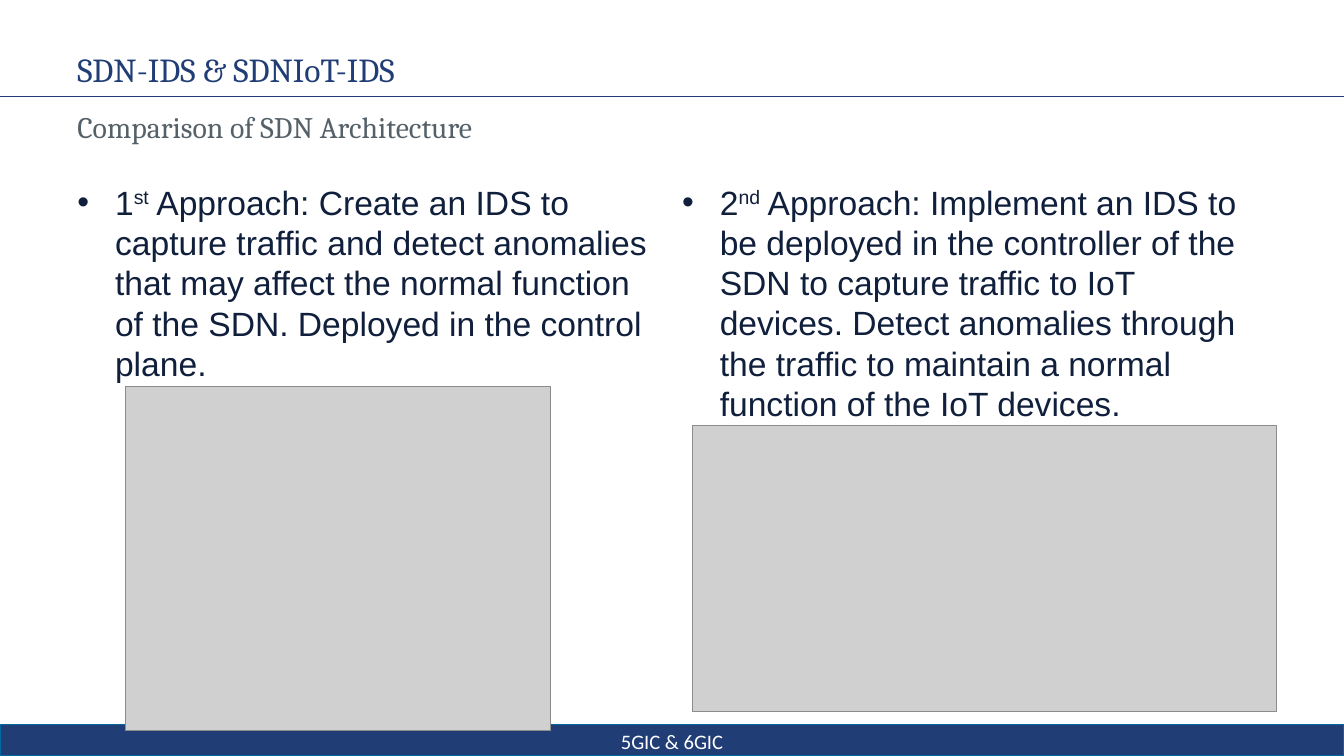
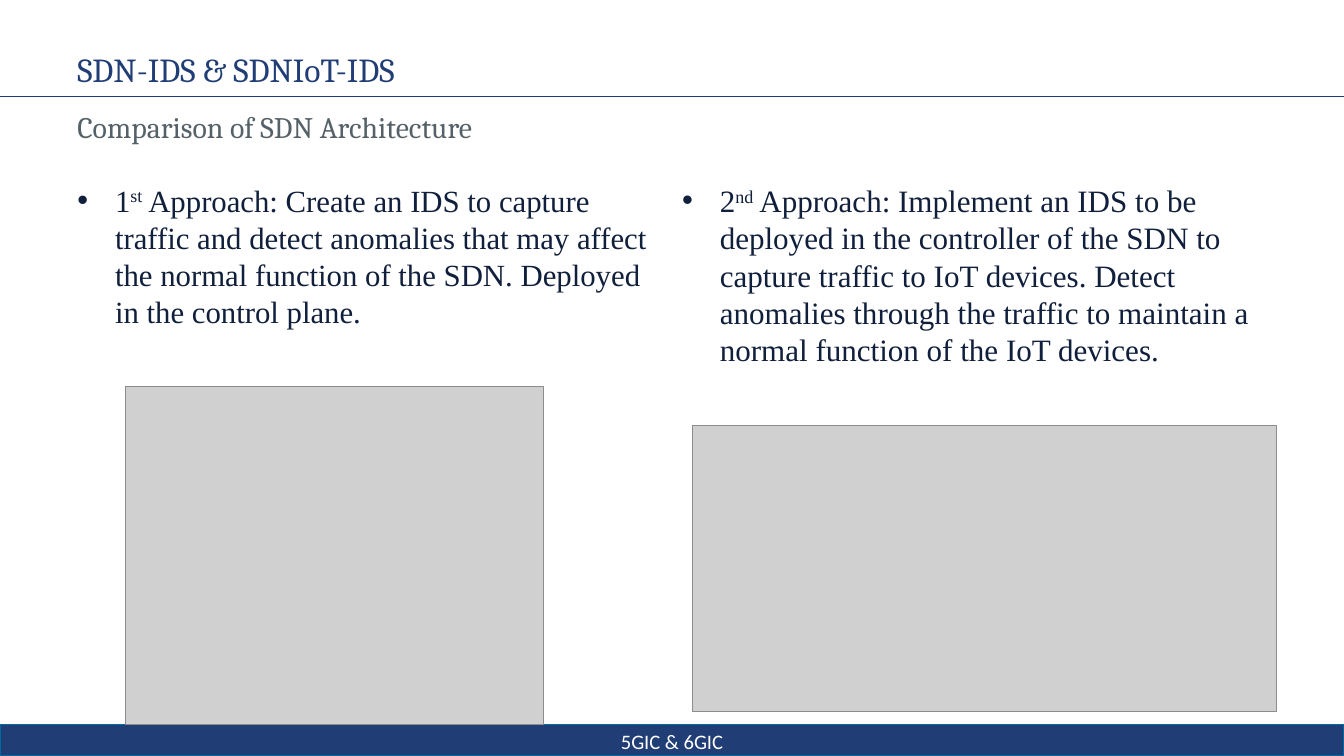
Before and after one commit to sotirischatzimiltis/SDN_IDS, a slide deck: slide 2 of Papers/SDN_IoT_Presentation.pptx. Drawn at 1344x756 pixels with LibreOffice and Linux fonts; fonts in the diff are those of the drawing; grey boxes stand for pictures; background and template pictures are left out. Boxes give left, top, right and bottom in pixels: in the first picture for what was removed or moved away, otherwise in the second. Text is boxed around its words. In the diff, an @@ line names an element or a change of style, - is before the commit and + after.

```diff
--- a/Papers/SDN_IoT_Presentation.pptx
+++ b/Papers/SDN_IoT_Presentation.pptx
@@ text "1st Approach: Create an IDS ..." at box(115, 190, 646, 329): size 24 to 22 pt, font Arial to Times New Roman @@
@@ text "2nd Approach: Implement an IDS ..." at box(720, 190, 1249, 362): size 24 to 22.2 pt, font Arial to Times New Roman @@
@@ picture: place and size @@
-picture at box(126, 387, 551, 731)
+picture at box(126, 387, 543, 726)
```
Also in this commit, not shown: 4 other slides changed, 2 slides added.
